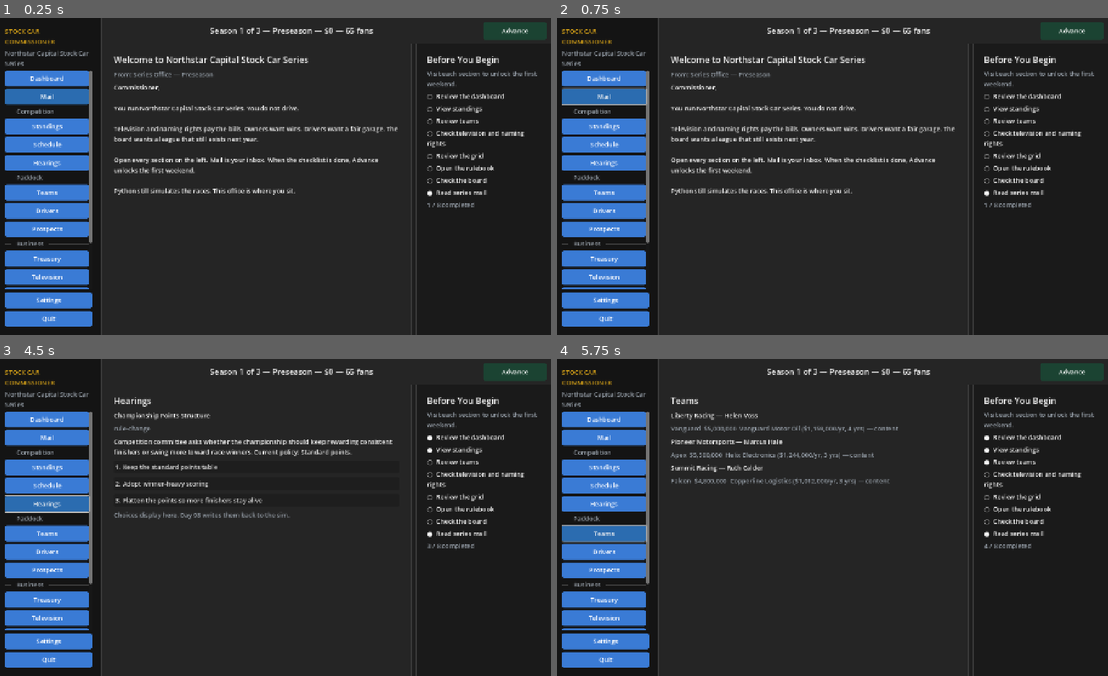
Above: before the commit, frames 1-4 (two rows, left to right).
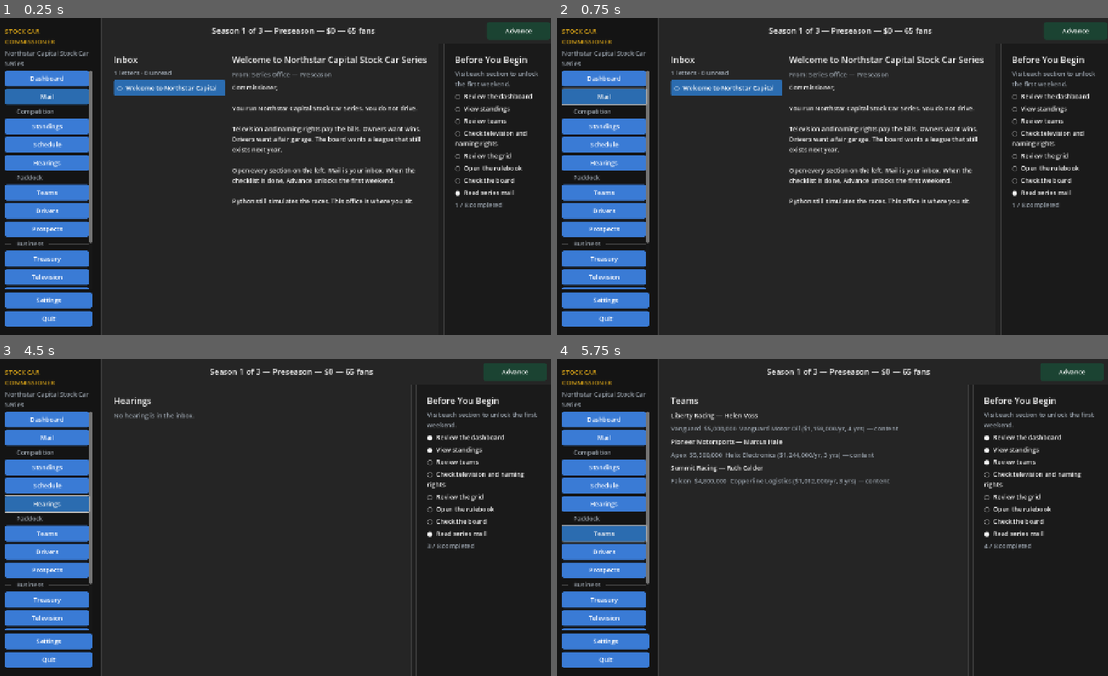
Above: after the commit, the same moments.

Repository: johnatkinsonsenior/StockCarCommissioner
Game: Godot game, scene res://scenes/Main.tscn
Two runs of this game, one before a commit and one after it. Both use one fixed random seed, a clock stepped at 60 frames per second and the inputs below.
Inputs:
- Up to frame 1 (0.25 s): no input
- Up to frame 2 (0.75 s): click "Mail" at 0.5 s
- Up to frame 3 (4.5 s): click "Advance" at 1.25 s; click "Dashboard" at 2 s; click "Standings" at 2.75 s; click "Schedule" at 3.5 s; click "Hearings" at 4.25 s
- Up to frame 4 (5.75 s): click "Teams" at 5 s

The runs differ from the first frame. In frame 1, 8.6% of the frame differs, in the area x 20-100%, y 1-100%; in frame 2, 8.6%; in frame 3, 2.1%; in frame 4, nothing differs.

Commit message:
Add Day 92: live mail inbox for hearings and league letters
The office center pane is now an inbox. Preseason hearings, dashboard
memos, and press clippings land as letters; Advance opens the queued
hearing without writing a ruling back yet.

Co-authored-by: johnatkinsonsenior <johnatkinsonsenior@users.noreply.github.com>

Diff:
--- a/godot/scripts/App.gd
+++ b/godot/scripts/App.gd
@@ -16,6 +16,8 @@
 var snapshot: Dictionary = {}
 var screen_name := "mail"
 var visited: Dictionary = {}
+var selected_mail_id := ""
+var mail_read: Dictionary = {}
 var sidebar: VBoxContainer
 var status_label: Label
 var advance_button: Button
@@ -28,6 +30,9 @@
 func _ready() -> void:
 	snapshot = _load_snapshot()
 	_build_office()
+	selected_mail_id = str(_office().get("selected_mail_id", ""))
+	if selected_mail_id == "" and not _inbox().is_empty():
+		selected_mail_id = str(_inbox()[0].get("id", ""))
 	_show_section("mail")
 	print("UI_READY")
 	print("OFFICE_READY")
@@ -36,6 +41,9 @@
 	print("SCREEN=", screen_name)
 	print("CHECKLIST=", str(_checklist().size()))
 	print("NAV=", str(_nav().size()))
+	print("INBOX=", str(_inbox().size()))
+	print("INBOX_HEARINGS=", str(_hearing_letters().size()))
+	print("MAIL_OPEN=", selected_mail_id)
 	if DisplayServer.get_name() == "headless":
 		call_deferred("_headless_tour")
 
@@ -45,6 +53,12 @@
 		var section := str(item.get("section", item.get("id", "")))
 		_show_section(section)
 		print("VISIT=", section)
+		if section == "mail":
+			for letter in _inbox():
+				var letter_id := str(letter.get("id", ""))
+				_open_letter(letter_id)
+				print("READ=", letter_id)
+				print("READ_KIND=", str(letter.get("kind", "")))
 	print("CHECKLIST_DONE=", "%s/%s" % [_completed_count(), _checklist().size()])
 	_on_advance()
 	print("ADVANCE_STATE=", "unlocked" if _checklist_complete() else "blocked")
@@ -307,18 +321,174 @@
 		center_body.add_child(_line("Completed %s / %s." % [_completed_count(), _checklist().size()]))
 		return
 	print("ADVANCE_UNLOCKED")
-	var decision: Variant = snapshot.get("decision")
-	if typeof(decision) == TYPE_DICTIONARY and decision != null:
-		print("ADVANCE_HEARING=", str(decision.get("title", "")))
-		_fill_hearings()
-	else:
-		center_body.add_child(_title("Office ready"))
-		center_body.add_child(_line("The first weekend will sim from this button in Day 93."))
+	var hearing := _first_hearing()
+	if not hearing.is_empty():
+		screen_name = "mail"
+		visited["mail"] = true
+		selected_mail_id = str(hearing.get("id", ""))
+		mail_read[selected_mail_id] = true
+		for key in nav_buttons.keys():
+			_style_nav(nav_buttons[key], str(key) == "mail")
+		print("ADVANCE_HEARING=", str(hearing.get("subject", hearing.get("title", ""))))
+		print("MAIL_OPEN=", selected_mail_id)
+		print("MAIL_KIND=", "hearing")
+		_fill_mail()
+		_refresh_checklist()
+		_style_advance(true)
+		return
+	center_body.add_child(_title("Office ready"))
+	center_body.add_child(_line("The first weekend will sim from this button in Day 93."))
 
 
 func _clear_center() -> void:
 	for child in center_body.get_children():
 		child.queue_free()
+
+
+func _inbox() -> Array:
+	var letters: Array = _office().get("inbox", [])
+	if letters.is_empty():
+		var mail: Variant = _office().get("mail", {})
+		if typeof(mail) == TYPE_DICTIONARY and str(mail.get("body", "")) != "":
+			return [{
+				"id": str(mail.get("id", "welcome")),
+				"kind": str(mail.get("kind", "letter")),
+				"from": str(mail.get("from", "Series Office")),
+				"subject": str(mail.get("title", "Mail")),
+				"body": str(mail.get("body", "")),
+				"choices": [],
+			}]
+	return letters
+
+
+func _letter_by_id(letter_id: String) -> Dictionary:
+	for row in _inbox():
+		if typeof(row) == TYPE_DICTIONARY and str(row.get("id", "")) == letter_id:
+			return row
+	return {}
+
+
+func _hearing_letters() -> Array:
+	var hearings: Array = []
+	for row in _inbox():
+		if typeof(row) == TYPE_DICTIONARY and str(row.get("kind", "")) == "hearing":
+			hearings.append(row)
+	return hearings
+
+
+func _first_hearing() -> Dictionary:
+	var hearings := _hearing_letters()
+	if hearings.is_empty():
+		return {}
+	return hearings[0]
+
+
+func _unread_count() -> int:
+	var count := 0
+	for row in _inbox():
+		if typeof(row) != TYPE_DICTIONARY:
+			continue
+		var letter_id := str(row.get("id", ""))
+		if not mail_read.get(letter_id, false):
+			count += 1
+	return count
+
+
+func _open_letter(letter_id: String) -> void:
+	selected_mail_id = letter_id
+	mail_read[letter_id] = true
+	_show_section("mail")
+
+
+func _kind_tag(kind: String) -> String:
+	match kind:
+		"hearing":
+			return "Hearing · "
+		"alert":
+			return "Memo · "
+		"press":
+			return "Press · "
+		_:
+			return ""
+
+
+func _make_inbox_button(letter: Dictionary) -> Button:
+	var letter_id := str(letter.get("id", ""))
+	var kind := str(letter.get("kind", "letter"))
+	var read: bool = mail_read.get(letter_id, false)
+	var mark := "○" if read else "●"
+	if kind == "hearing" and not read:
+		mark = "!"
+	var button := Button.new()
+	button.text = "%s  %s%s" % [mark, _kind_tag(kind), str(letter.get("subject", "Mail"))]
+	button.alignment = HORIZONTAL_ALIGNMENT_LEFT
+	button.clip_text = true
+	button.tooltip_text = "From: %s" % str(letter.get("from", ""))
+	var active := letter_id == selected_mail_id
+	_style_inbox_button(button, active, kind == "hearing")
+	button.pressed.connect(_open_letter.bind(letter_id))
+	return button
+
+
+func _style_inbox_button(button: Button, active: bool, hearing: bool) -> void:
+	var style := StyleBoxFlat.new()
+	if active:
+		style.bg_color = COL_BLUE_ON
+	elif hearing:
+		style.bg_color = Color("3d2b1f")
+	else:
+		style.bg_color = COL_PANEL
+	style.set_corner_radius_all(4)
+	style.content_margin_left = 8
+	style.content_margin_right = 8
+	style.content_margin_top = 8
+	style.content_margin_bottom = 8
+	button.add_theme_stylebox_override("normal", style)
+	button.add_theme_stylebox_override("hover", style)
+	button.add_theme_stylebox_override("pressed", style)
+	button.add_theme_color_override("font_color", Color.WHITE)
+
+
+func _fill_letter_into(container: VBoxContainer, letter: Dictionary) -> void:
+	if letter.is_empty():
+		container.add_child(_muted("Select a letter."))
+		return
+	var kind := str(letter.get("kind", "letter"))
+	container.add_child(_title(str(letter.get("subject", "Mail"))))
+	container.add_child(_muted("From: %s" % str(letter.get("from", "Series Office"))))
+	if str(letter.get("category", "")) != "":
+		container.add_child(_muted(str(letter.get("category", ""))))
+	var body := Label.new()
+	body.text = str(letter.get("prompt", letter.get("body", "")))
+	if str(letter.get("prompt", "")) == "":
+		body.text = str(letter.get("body", ""))
+	body.autowrap_mode = TextServer.AUTOWRAP_WORD_SMART
+	body.add_theme_color_override("font_color", COL_TEXT)
+	body.size_flags_horizontal = Control.SIZE_EXPAND_FILL
+	container.add_child(body)
+	if kind == "hearing":
+		for choice in letter.get("choices", []):
+			if typeof(choice) != TYPE_DICTIONARY:
+				continue
+			var row: Dictionary = choice
+			var button := Button.new()
+			button.text = "%s. %s" % [str(row.get("id", "")), str(row.get("label", ""))]
+			button.alignment = HORIZONTAL_ALIGNMENT_LEFT
+			button.pressed.connect(_on_hearing_choice.bind(str(row.get("id", "")), str(row.get("label", ""))))
+			container.add_child(button)
+		container.add_child(_muted("Choices display here. Day 98 writes them back to the sim."))
+
+
+func _on_hearing_choice(choice_id: String, label: String) -> void:
+	print("CHOICE_DISPLAY=", choice_id)
+	print("CHOICE_LABEL=", label)
+
+
+func _refresh_mail_badge() -> void:
+	if not nav_buttons.has("mail"):
+		return
+	var unread := _unread_count()
+	nav_buttons["mail"].text = "Mail (%s)" % str(unread) if unread > 0 else "Mail"
 
 
 func _dash() -> Dictionary:
@@ -329,17 +499,51 @@
 
 
 func _fill_mail() -> void:
-	var mail: Dictionary = {}
-	var raw: Variant = _office().get("mail", {})
-	if typeof(raw) == TYPE_DICTIONARY:
-		mail = raw
-	center_body.add_child(_title(str(mail.get("title", "Mail"))))
-	center_body.add_child(_muted("From: %s" % str(mail.get("from", "Series Office"))))
-	var body := Label.new()
-	body.text = str(mail.get("body", ""))
-	body.autowrap_mode = TextServer.AUTOWRAP_WORD_SMART
-	body.add_theme_color_override("font_color", COL_TEXT)
-	center_body.add_child(body)
+	var letters := _inbox()
+	if letters.is_empty():
+		var mail: Dictionary = {}
+		var raw: Variant = _office().get("mail", {})
+		if typeof(raw) == TYPE_DICTIONARY:
+			mail = raw
+		center_body.add_child(_title(str(mail.get("title", "Mail"))))
+		center_body.add_child(_muted("From: %s" % str(mail.get("from", "Series Office"))))
+		var body := Label.new()
+		body.text = str(mail.get("body", ""))
+		body.autowrap_mode = TextServer.AUTOWRAP_WORD_SMART
+		body.add_theme_color_override("font_color", COL_TEXT)
+		center_body.add_child(body)
+		print("INBOX=0")
+		print("MAIL_OPEN=")
+		print("MAIL_KIND=letter")
+		return
+	if selected_mail_id == "":
+		selected_mail_id = str(_office().get("selected_mail_id", ""))
+	if selected_mail_id == "":
+		selected_mail_id = str(letters[0].get("id", ""))
+	mail_read[selected_mail_id] = true
+	var split := HBoxContainer.new()
+	split.add_theme_constant_override("separation", 18)
+	split.size_flags_horizontal = Control.SIZE_EXPAND_FILL
+	split.size_flags_vertical = Control.SIZE_EXPAND_FILL
+	var list_col := VBoxContainer.new()
+	list_col.custom_minimum_size = Vector2(280, 0)
+	list_col.add_theme_constant_override("separation", 6)
+	list_col.add_child(_title("Inbox"))
+	list_col.add_child(_muted("%s letters · %s unread" % [str(letters.size()), str(_unread_count())]))
+	for letter in letters:
+		list_col.add_child(_make_inbox_button(letter))
+	split.add_child(list_col)
+	var body_col := VBoxContainer.new()
+	body_col.size_flags_horizontal = Control.SIZE_EXPAND_FILL
+	body_col.add_theme_constant_override("separation", 10)
+	_fill_letter_into(body_col, _letter_by_id(selected_mail_id))
+	split.add_child(body_col)
+	center_body.add_child(split)
+	var opened := _letter_by_id(selected_mail_id)
+	print("INBOX=", str(letters.size()))
+	print("INBOX_HEARINGS=", str(_hearing_letters().size()))
+	print("MAIL_OPEN=", selected_mail_id)
+	print("MAIL_KIND=", str(opened.get("kind", "letter")))
 
 
 func _fill_dashboard() -> void:
@@ -398,26 +602,20 @@
 
 func _fill_hearings() -> void:
 	center_body.add_child(_title("Hearings"))
-	var decision: Variant = snapshot.get("decision")
-	if typeof(decision) != TYPE_DICTIONARY or decision == null:
-		center_body.add_child(_muted("No hearing is queued."))
-		return
-	var card: Dictionary = decision
-	center_body.add_child(_line(str(card.get("title", "Hearing"))))
-	center_body.add_child(_muted(str(card.get("category", ""))))
-	var prompt := Label.new()
-	prompt.text = str(card.get("prompt", ""))
-	prompt.autowrap_mode = TextServer.AUTOWRAP_WORD_SMART
-	prompt.add_theme_color_override("font_color", COL_TEXT)
-	center_body.add_child(prompt)
-	for choice in card.get("choices", []):
-		var row: Dictionary = choice
+	var hearings := _hearing_letters()
+	if hearings.is_empty():
+		center_body.add_child(_muted("No hearing is in the inbox."))
+		return
+	center_body.add_child(_muted("Open a letter from the inbox to rule. Choices display here until Day 98 writes them back."))
+	for letter in hearings:
+		var row: Dictionary = letter
+		center_body.add_child(_line(str(row.get("subject", "Hearing"))))
+		center_body.add_child(_muted("From: %s" % str(row.get("from", ""))))
 		var button := Button.new()
-		button.text = "%s. %s" % [str(row.get("id", "")), str(row.get("label", ""))]
+		button.text = "Open in Mail"
 		button.alignment = HORIZONTAL_ALIGNMENT_LEFT
-		button.pressed.connect(_show_section.bind("mail"))
+		button.pressed.connect(_open_letter.bind(str(row.get("id", ""))))
 		center_body.add_child(button)
-	center_body.add_child(_muted("Choices display here. Day 98 writes them back to the sim."))
 
 
 func _fill_teams() -> void:
@@ -505,6 +703,7 @@
 		checklist_box.add_child(_line("%s  %s" % [mark, str(row.get("label", ""))]))
 	checklist_progress = _muted("%s / %s completed" % [_completed_count(), _checklist().size()])
 	checklist_box.add_child(checklist_progress)
+	_refresh_mail_badge()
 
 
 func _completed_count() -> int:
Not shown, changed: docs/GameDesign.md
Not shown, changed: prototype/game/ui_bridge.py
Not shown, changed: prototype/run_season.py
